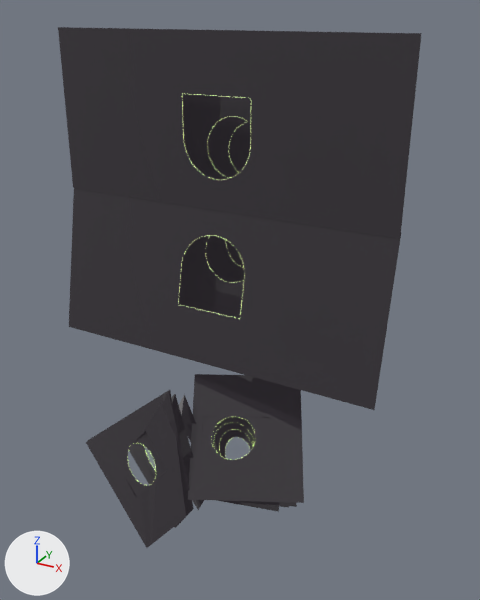
Before and after pictures for a commit that changed the glTF model scroll2/models/P/Tube1.glb.
One viewpoint serves both versions: a camera (50 mm lens) standing at (8.88, -15.39, 5.77) and looking at (0.38, 0.06, -1.96). Lighting does not change. The marker at lower left points along +X, +Y and +Z.
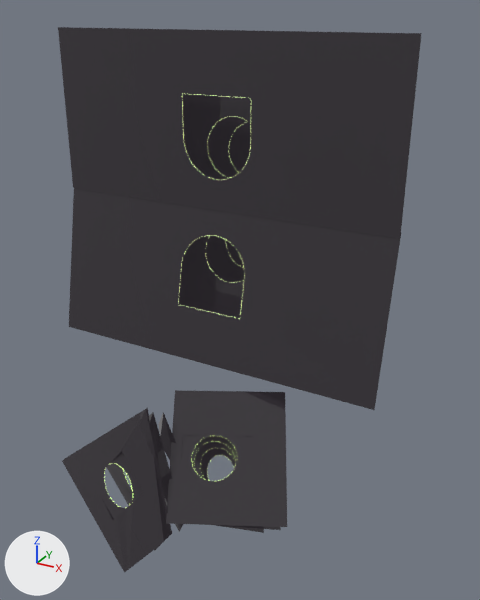
The change, as a diff of the scene's bpy script:
```diff
--- a/scroll2/models/P/Tube1.glb.py
+++ b/scroll2/models/P/Tube1.glb.py
@@ ob_plane_010 @@
 ob_plane_010 = bpy.data.objects.new('Plane.010', me_plane_001)
-ob_plane_010.location = (1.26, -1.8, -5.29)
+ob_plane_010.location = (1.26, -2.84, -5.29)
 ob_plane_010.rotation_euler = (0.0418, 0.697, -1.116)  # degrees (2.4, 40, -64)
@@ ob_plane_011 @@
 ob_plane_011 = bpy.data.objects.new('Plane.011', me_plane_004)
-ob_plane_011.location = (-0.9, -3.37, -5.96)
+ob_plane_011.location = (-0.9, -4.41, -5.96)
 ob_plane_011.rotation_euler = (1.758, -2.482, -0.356)  # degrees (101, -142, -20)
@@ ob_plane_012 @@
 ob_plane_012 = bpy.data.objects.new('Plane.012', me_plane_001)
-ob_plane_012.location = (1.11, -1.52, -5.68)
+ob_plane_012.location = (1.11, -2.56, -5.68)
 ob_plane_012.rotation_euler = (-0.27, 0.698, -1.117)  # degrees (-15, 40, -64)
@@ ob_plane_013 @@
 ob_plane_013 = bpy.data.objects.new('Plane.013', me_plane_004)
-ob_plane_013.location = (-0.77, -2.89, -6.0)
+ob_plane_013.location = (-0.77, -3.93, -6.0)
 ob_plane_013.rotation_euler = (1.446, -2.482, -0.357)  # degrees (83, -142, -20)
@@ ob_plane_014 @@
 ob_plane_014 = bpy.data.objects.new('Plane.014', me_plane_001)
-ob_plane_014.location = (0.96, -1.12, -6.16)
+ob_plane_014.location = (0.96, -2.16, -6.16)
 ob_plane_014.rotation_euler = (-0.462, 0.698, -1.117)  # degrees (-26, 40, -64)
@@ ob_plane_015 @@
 ob_plane_015 = bpy.data.objects.new('Plane.015', me_plane_004)
-ob_plane_015.location = (-0.62, -2.27, -6.11)
+ob_plane_015.location = (-0.62, -3.31, -6.11)
 ob_plane_015.rotation_euler = (1.255, -2.482, -0.357)  # degrees (72, -142, -20)
@@ ob_plane_016 @@
 ob_plane_016 = bpy.data.objects.new('Plane.016', me_plane_001)
-ob_plane_016.location = (0.74, -0.6, -6.82)
+ob_plane_016.location = (0.74, -1.64, -6.82)
 ob_plane_016.rotation_euler = (-0.719, 0.698, -1.117)  # degrees (-41, 40, -64)
```

Where the change shows, as pixel boxes (x1, y1, x2, y2) in the pictures (480 x 600 px):
'Plane.010', moved
    before: (188, 374, 304, 503)
    after: (166, 390, 287, 527)
'Plane.011', moved
    before: (86, 390, 186, 548)
    after: (62, 408, 164, 573)
'Plane.013', moved
    before: (129, 391, 194, 528)
    after: (107, 409, 172, 551)
'Plane.015', moved
    before: (171, 394, 204, 510)
    after: (149, 412, 183, 532)
'Plane.016', moved
    before: (216, 430, 279, 512)
    after: (201, 448, 264, 533)
'Plane.012', moved
    before: (212, 417, 297, 507)
    after: (192, 436, 281, 530)
'Plane.014', moved
    before: (214, 423, 289, 508)
    after: (194, 441, 273, 530)
